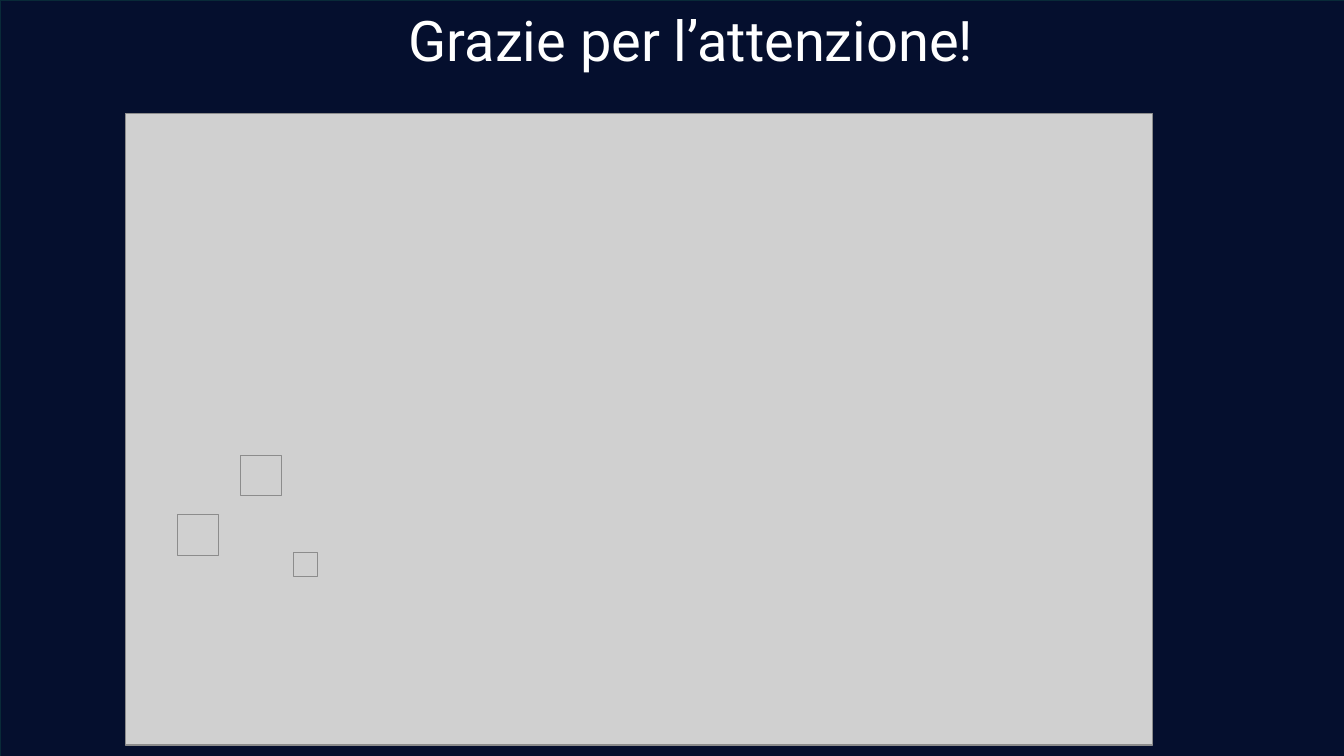
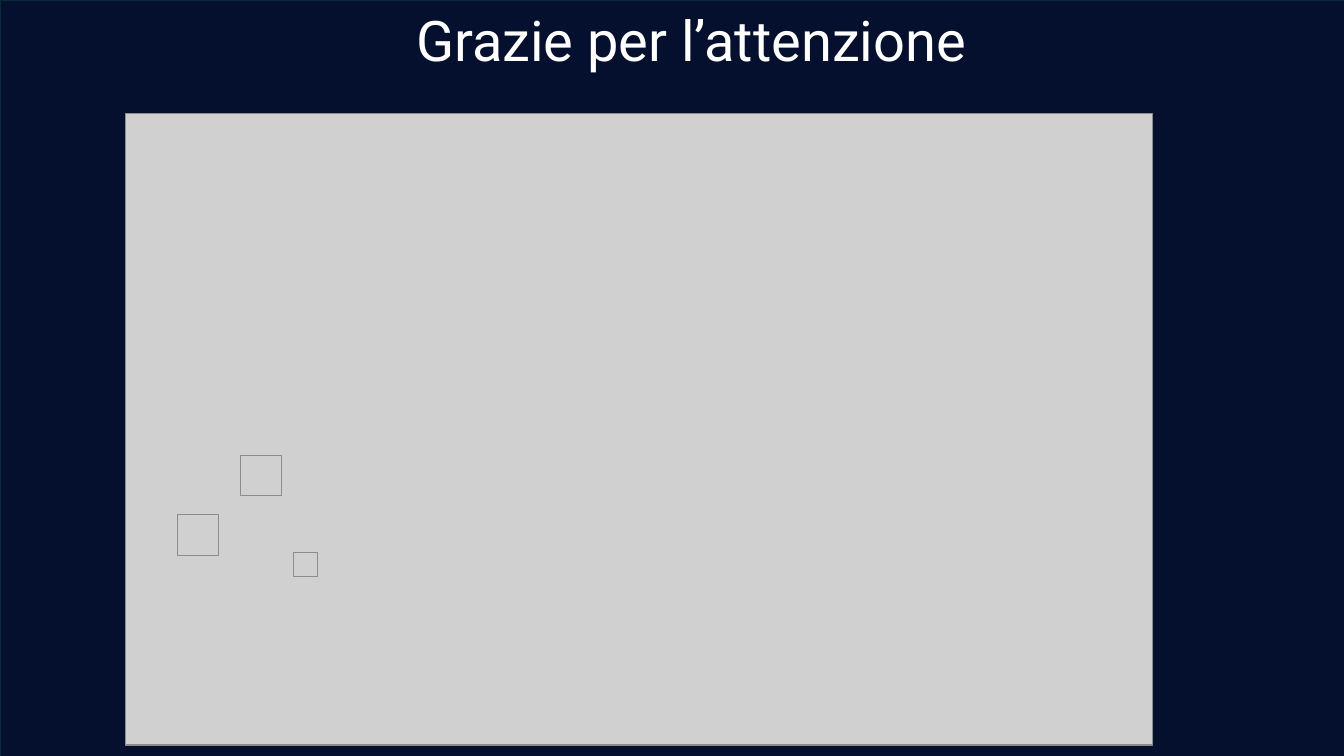
Before and after one commit to RedDuality/Tesi, a slide deck: slide 18 of Presentazione.pptx. Drawn at 1344x756 pixels with LibreOffice and Linux fonts; fonts in the diff are those of the drawing; grey boxes stand for pictures. Boxes give left, top, right and bottom in pixels: in the first picture for what was removed or moved away, otherwise in the second. Text is boxed around its words. In the diff, an @@ line names an element or a change of style, - is before the commit and + after.

```diff
--- a/Presentazione.pptx
+++ b/Presentazione.pptx
@@ text at box(416, 19, 966, 73): text changed @@
-Grazie per l’attenzione!
+Grazie per l’attenzione
```
Also in this commit, not shown: 16 other slides changed, 8 other files.
